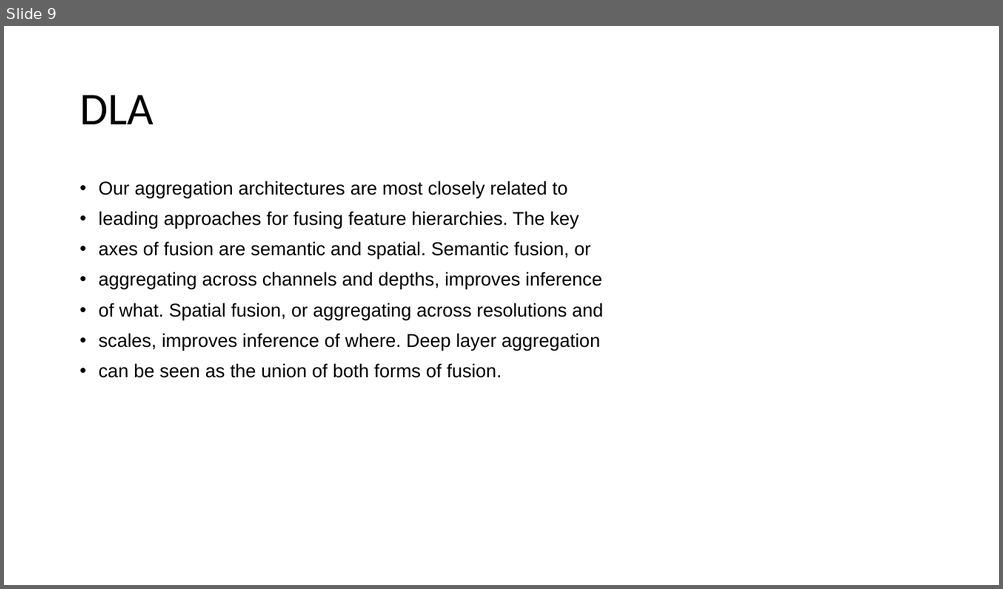
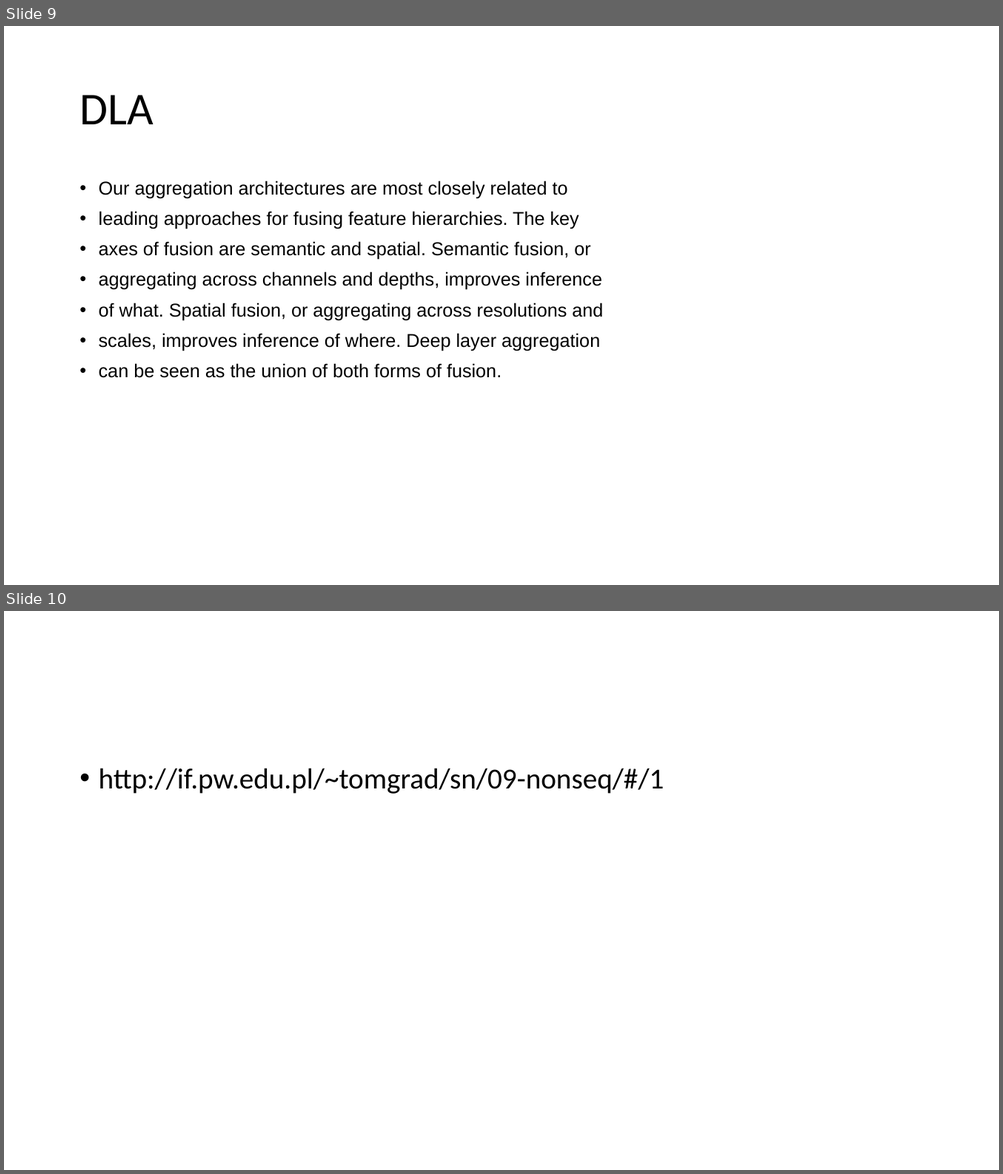
Before and after one commit to MonkehDefense/magisterka, a slide deck: Seminarium.pptx. Shown one above the other, each under a label of ours: slide 9 before the commit, slides 9 and 10 after it. The pictures are 1003x589 and 1003x1174 pixels, drawn with LibreOffice and Linux fonts; fonts in the diff are those of the drawing. Boxes give left, top, right and bottom in pixels: in the first picture for what was removed or moved away, otherwise in the second. Text is boxed around its words. In the diff, an @@ line names an element or a change of style, - is before the commit and + after.

```diff
--- a/Seminarium.pptx
+++ b/Seminarium.pptx
@@ slide 10 added at bbox=[4, 611, 999, 1170], background #FFFFFF @@
@@ text added at bbox=[99, 768, 664, 794], 28 pt, text #000000 @@
+• http://if.pw.edu.pl/~tomgrad/sn/09-nonseq/#/1
```
Also in this commit, not shown: 4 other slides added, 2 other files.
